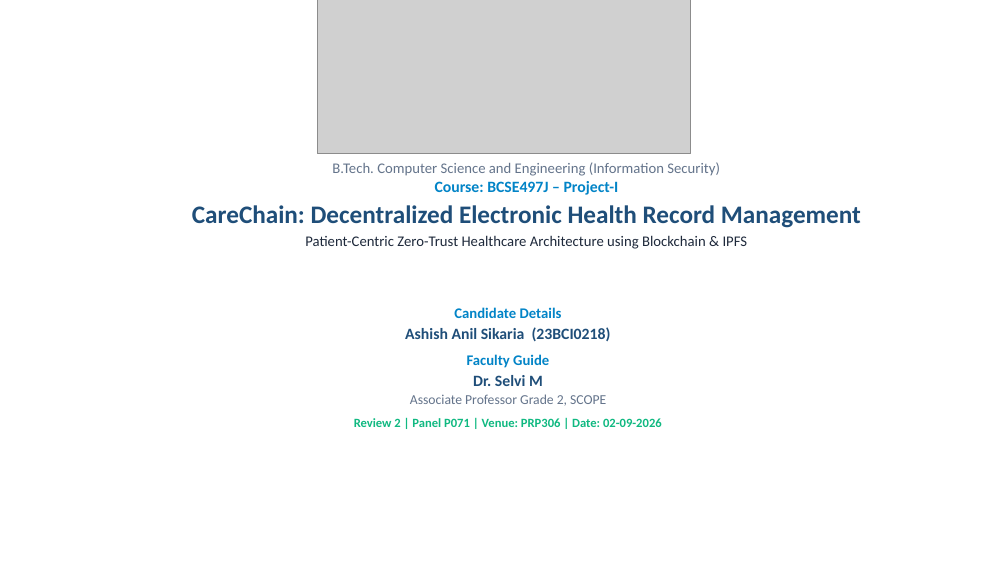
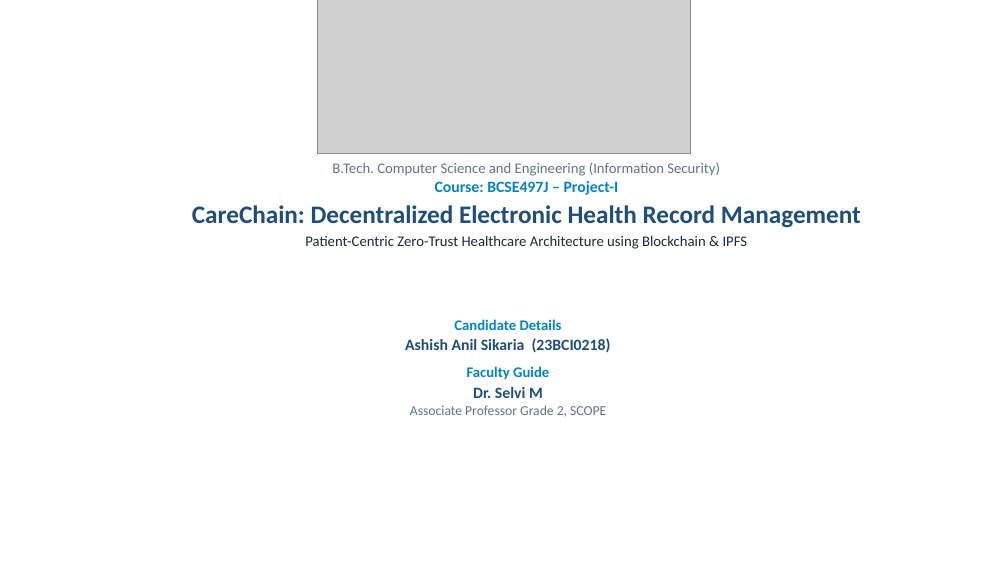
Before and after one commit to ashishanilsikaria/CareChain, a slide deck: slide 1 of docs/reviews/Review 2/CareChain_Review2_Presentation.pptx. Drawn at 1008x567 pixels with LibreOffice and Linux fonts; fonts in the diff are those of the drawing; grey boxes stand for pictures. Boxes give left, top, right and bottom in pixels: in the first picture for what was removed or moved away, otherwise in the second. Text is boxed around its words. In the diff, an @@ line names an element or a change of style, - is before the commit and + after.

```diff
--- a/docs/reviews/Review 2/CareChain_Review2_Presentation.pptx
+++ b/docs/reviews/Review 2/CareChain_Review2_Presentation.pptx
@@ text "Candidate Details": place and size @@
-text "Candidate Details" at (354, 307, 662, 427)
+text "Candidate Details" at (405, 319, 611, 417)
@@ text at (354, 418, 662, 427): paragraph removed @@
-Review 2 | Panel P071 | Venue: PRP306 | Date: 02-09-2026
```
Also in this commit, not shown: 1 other slide changed, 6 other files.
